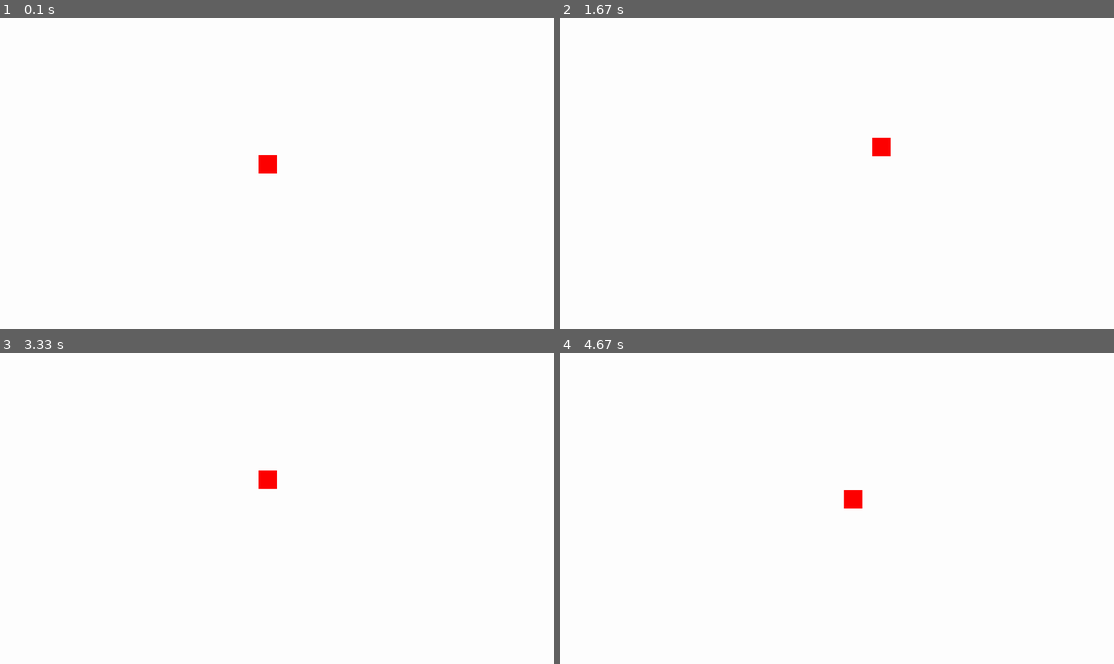
Above: before the commit, frames 1-4 (two rows, left to right).
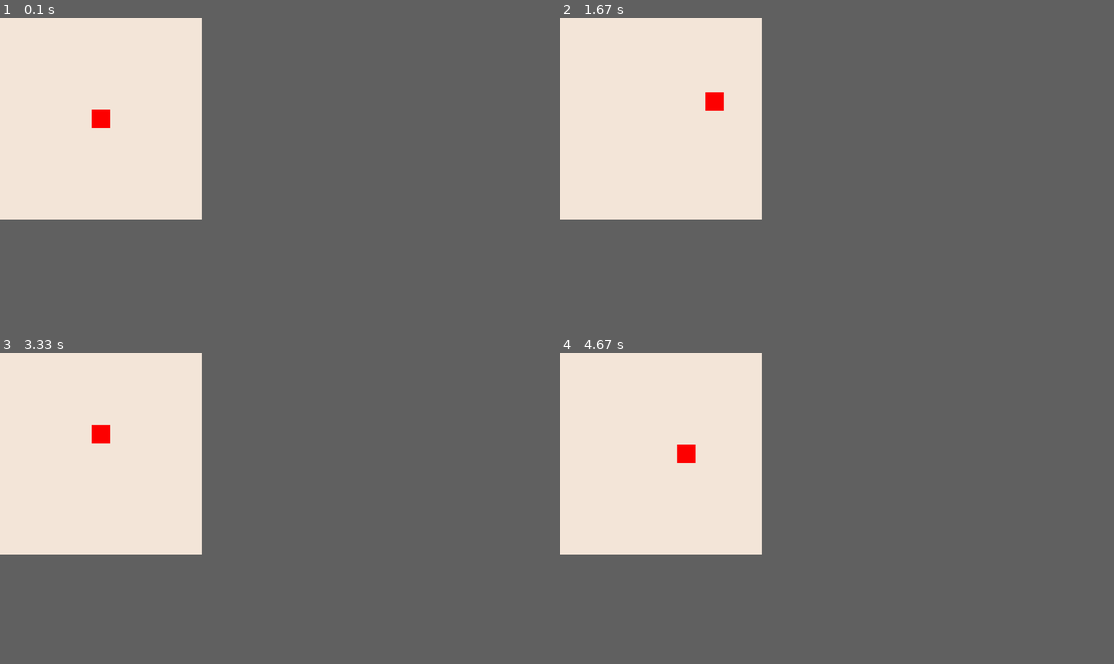
Above: after the commit, the same moments.

Repository: CigBungus/CS-AL
Game: pygame game, started from Computer Science/ms nethercote/unofficial-NEA/bugsjump.py
Same seed, same stepped clock (60 frames per second), same inputs: the game is played once before the commit and once after it.
Inputs:
- Up to frame 1 (0.1 s): no input
- Up to frame 2 (1.67 s): hold D 0.33-0.8 s; hold W 0.83-1.13 s; hold D 1.17-1.63 s
- Up to frame 3 (3.33 s): hold A 1.67-2.2 s; hold S 2.23-2.53 s; hold A 2.57-2.97 s; hold W from 3 s (still down)
- Up to frame 4 (4.67 s): release W at 3.37 s; hold D 3.4-4.03 s; hold S 4.07-4.43 s; hold A from 4.47 s (still down)
The window is 900x506 before the commit and 328x328 after it. Grey fills any space a smaller window leaves; there, only what the larger window draws over its background counts as a difference.

The runs differ from the first frame. In frame 1, 24% of the frame differs, in the area x 0-50%, y 0-65%; in frame 2, 24%, in the area x 0-60%, y 0-65%; in frame 3, 24%; in frame 4, 24%.

Commit message:
Update bugsjump.py

Diff:
--- a/Computer Science/ms nethercote/unofficial-NEA/bugsjump.py
+++ b/Computer Science/ms nethercote/unofficial-NEA/bugsjump.py
@@ -3,27 +3,23 @@
 import math
 pygame.init()
 
-SCREEN_WIDTH = 1920
-SCREEN_HEIGHT = 1080
+SCREEN_WIDTH = 700
+SCREEN_HEIGHT = 700
 
 win = pygame.display.set_mode((SCREEN_WIDTH, SCREEN_HEIGHT))
 
-pygame.display.set_caption("bugs jump v1.0")
+pygame.display.set_caption("jump game")
 
 
 width = 64
 height = 64
-x = (1920/2)-height
-y = (1080/2)-width
+x = (SCREEN_WIDTH/2)-(width/2)
+y = (SCREEN_HEIGHT/2)-(height/2)
 
 vel = 2
 
 isJump = False
 jumpCount = 10
-
-left = False
-right = False
-walkCount = 0
 
 run = True
 
@@ -60,7 +56,7 @@
             isJump = False
             jumpCount = 10
 
-    win.fill((255, 255, 255))
+    win.fill((245, 231, 218))
     pygame.draw.rect(win, (255, 0, 0), (x, y, width, height))
     pygame.display.update()
 
